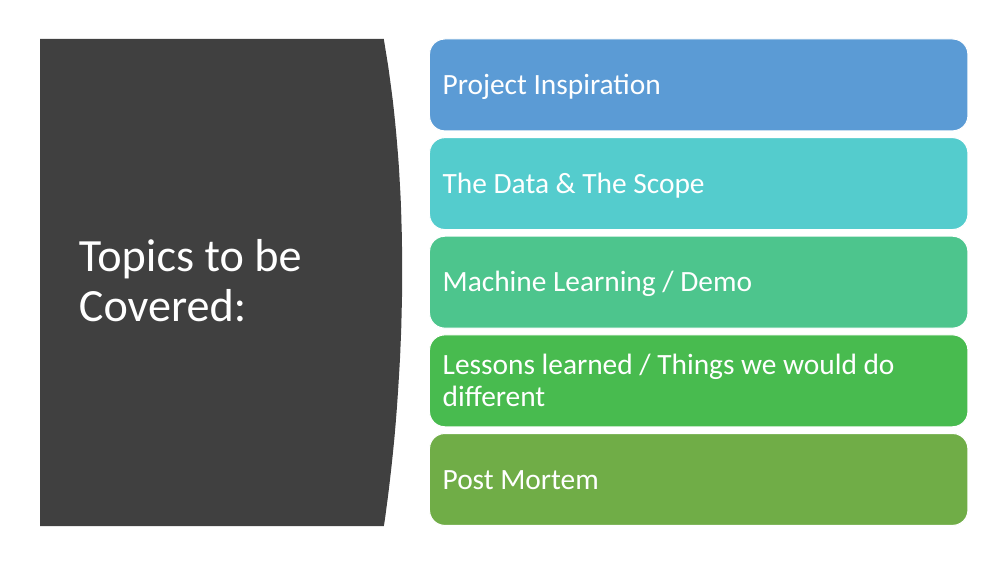
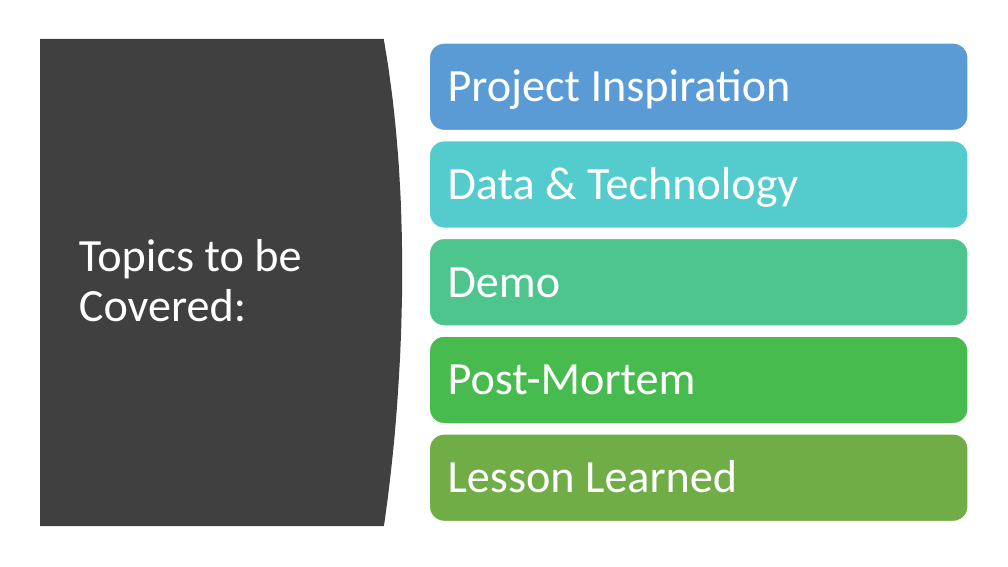
Before and after one commit to jcrossru/EndGame, a slide deck: slide 2 of Face Recognition_Final Project.pptx (slide 3 before the commit). Drawn at 1008x567 pixels with LibreOffice and Linux fonts; fonts in the diff are those of the drawing. Boxes give left, top, right and bottom in pixels: in the first picture for what was removed or moved away, otherwise in the second. Text is boxed around its words. In the diff, an @@ line names an element or a change of style, - is before the commit and + after.

Commit message:
Added updated Powerpoint

```diff
--- a/Face Recognition_Final Project.pptx
+++ b/Face Recognition_Final Project.pptx
@@ rounded rectangle resized from (x1=430, y1=39, x2=968, y2=132) to (x1=430, y1=43, x2=968, y2=130) @@
@@ text "Project Inspiration" at (x1=448, y1=69, x2=791, y2=109): size 28 to 44 pt; more space between paragraphs @@
@@ text at (x1=448, y1=167, x2=798, y2=207): text changed; size 28 to 44 pt @@
-The Data & The Scope
+Data & Technology
@@ text at (x1=448, y1=267, x2=561, y2=298): text changed; size 28 to 44 pt @@
-Machine Learning / Demo
+Demo
@@ rounded rectangle resized from (x1=430, y1=335, x2=968, y2=427) to (x1=430, y1=337, x2=968, y2=423) @@
@@ text removed at (x1=443, y1=353, x2=895, y2=406) @@
-Lessons learned / Things we would do different
@@ text at (x1=448, y1=364, x2=696, y2=395): text changed; size 28 to 44 pt @@
-Post Mortem
+Post-Mortem
@@ rounded rectangle resized from (x1=430, y1=433, x2=968, y2=526) to (x1=430, y1=434, x2=968, y2=521) @@
@@ text added at (x1=448, y1=460, x2=737, y2=493), 44 pt, text #FFFFFF @@
+Lesson Learned
```
Also in this commit, not shown: 4 other slides changed, 1 slide added, 3 slides removed, 1 other file.
